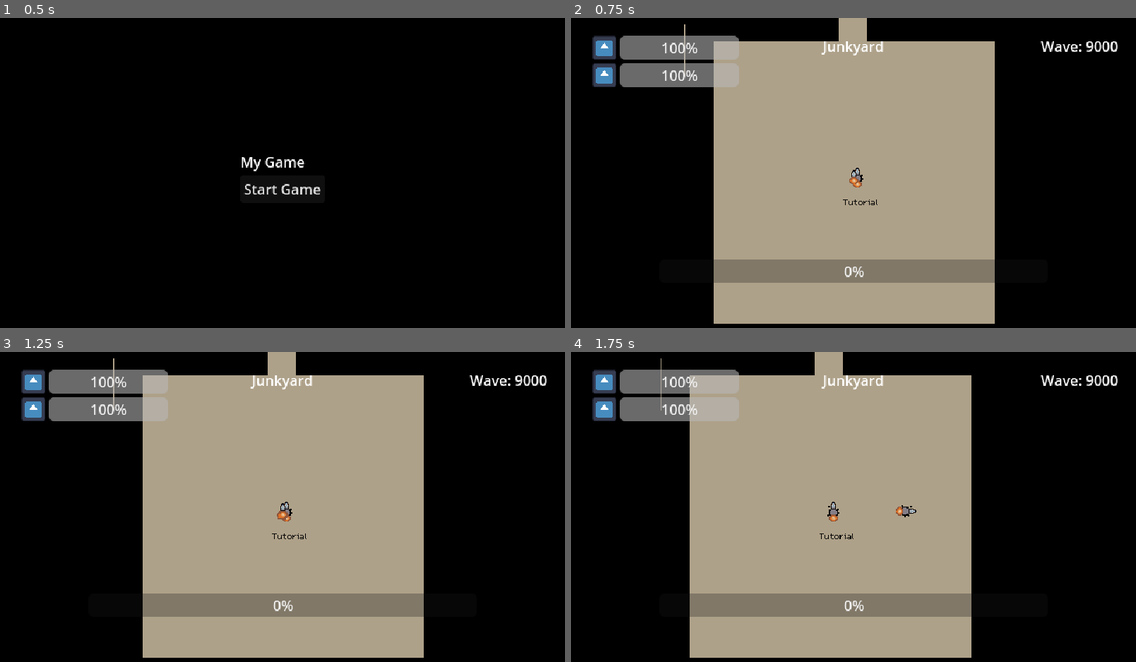
Above: before the commit, frames 1-4 (two rows, left to right).
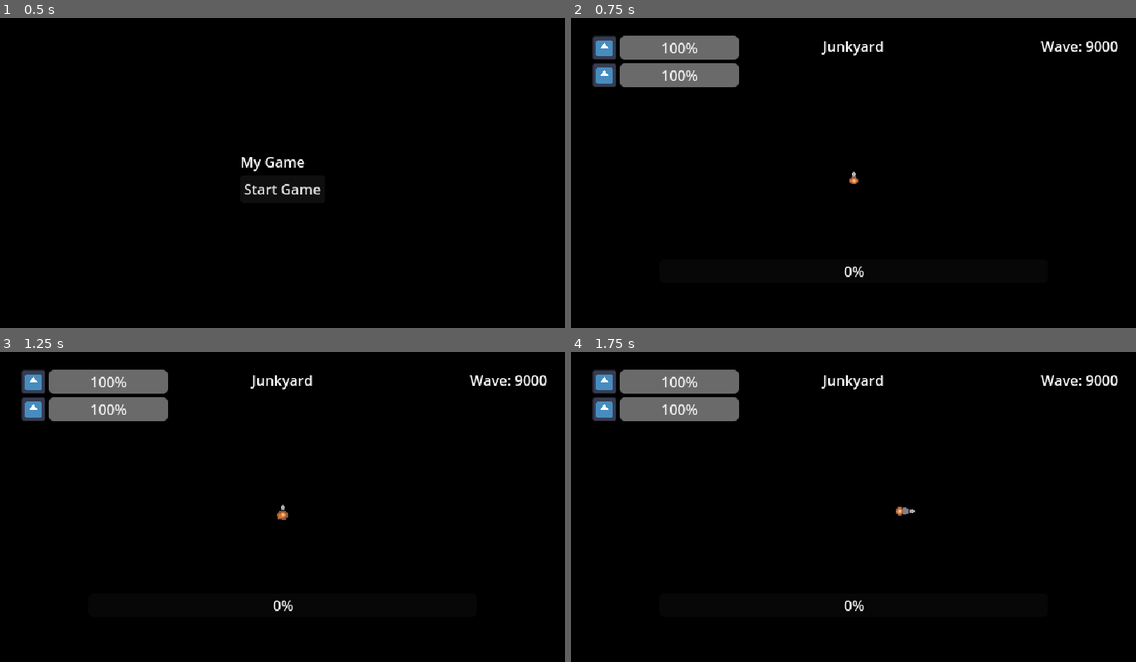
Above: after the commit, the same moments.

Repository: LaffertyDev/junkyard-brawl
Game: Godot game, scene res://src/MenusAndScenes/screen_ui_start.tscn
Same seed, same stepped clock (60 frames per second), same inputs: the game is played once before the commit and once after it. The engine's default icon, where the game draws it, is replaced by a stand-in: a white triangle on a blue panel in a dark square.
Inputs (mouse positions are in pixels of both pictures, inside the frame that each line leads up to):
- Up to frame 1 (0.5 s): no input
- Up to frame 2 (0.75 s): click "Start Game" at 0.5 s
- Up to frame 3 (1.25 s): no input
- Up to frame 4 (1.75 s): tap Enter at 1.25 s; move the mouse to (977, 494) at 1.27 s; hold D (move_right) from 1.28 s (still down); hold Space (action_primary) from 1.28 s (still down)

Frame 1 is identical in both runs. In frame 2, 46% of the frame differs, in the area x 20-75%, y 0-99%; in frame 3, 46%; in frame 4, 46%, in the area x 15-71%, y 0-99%.

Commit message:
fix audio rotation bugs

Diff:
--- a/src/Characters/Max/States/MechMovementState.gd
+++ b/src/Characters/Max/States/MechMovementState.gd
@@ -8,7 +8,7 @@
 const MOVE_WINDUP = "Move_Windup"
 
 # how far a leg will attempt to move
-const LEG_MOVEMENT_SPEED: int = 32
+const LEG_MOVEMENT_SPEED: int = 40
 
 var max_player: Max
 
--- a/src/Characters/Max/States/move_commit.gd
+++ b/src/Characters/Max/States/move_commit.gd
@@ -9,6 +9,7 @@
 	anim_tween.set_parallel(true)
 	anim_tween.tween_property(max_player._leg_bottom_left, "position", Vector2(-28, 28), 1)
 	anim_tween.tween_property(max_player._leg_top_right, "position", Vector2(28, -28), 1)
+	anim_tween.finished.connect(handle_animation_complete)
 
 	var distance_to_move = data.movement_direction.normalized() * LEG_MOVEMENT_SPEED
 
@@ -19,15 +20,14 @@
 func physics_update(_delta: float):
 	max_player.move_and_slide()
 
-	if abs(max_player.position.distance_to(target_position)) < 1:
-		max_player.velocity.x = 0
-		max_player.velocity.y = 0
-		finished.emit(MOVE_IDLE)
-
-
 func handle_receive_message(message: String, _data: Dictionary = {}) -> void:
 	if message == "Die":
 		finished.emit(MOVE_DIE)
 
+func handle_animation_complete():
+	finished.emit(MOVE_IDLE)
+
 func exit():
+	max_player.velocity.x = 0
+	max_player.velocity.y = 0
 	anim_tween.kill()
--- a/src/Characters/Max/States/move_windup.gd
+++ b/src/Characters/Max/States/move_windup.gd
@@ -14,7 +14,7 @@
 	movement_direction = Vector2(input_direction_x, input_direction_y)
 	var distance = movement_direction.normalized() * LEG_MOVEMENT_SPEED
 
-	update_animation(1.0, distance)
+	update_animation(0.75, distance)
 
 func physics_update(_delta: float):
 	if not Input.is_action_pressed("move_forward") \
--- a/src/Characters/Max/max.gd
+++ b/src/Characters/Max/max.gd
@@ -38,7 +38,8 @@
 		_max_camera.offset = Vector2(0, 0)
 	if PlayerState.current_pilot_state == Enums.PilotState.Piloting:
 		var target_angle = get_global_mouse_position().angle_to_point(self.position) - (PI / 2)
-		if abs(target_angle - _torso.rotation) > (PI / 8):
+		var remaining_angle = int(abs(rad_to_deg(target_angle - _torso.rotation))) % 360
+		if remaining_angle > 45:
 			start_rotating()
 		else:
 			stop_rotating()
@@ -75,5 +76,3 @@
 			audio_tween = get_tree().create_tween()
 			audio_tween.tween_property(_rotation_sound, "volume_db", -40, 0.25)
 			audio_tween.tween_callback(_rotation_sound.stop)
-		else:
-			print("Stop requested but audio tween is valid")
--- a/src/game.tscn
+++ b/src/game.tscn
@@ -18,10 +18,10 @@
 visible = false
 
 [node name="max" parent="." instance=ExtResource("1_x8fa0")]
-position = Vector2(-1, -1)
+position = Vector2(0, 541)
 
 [node name="Freek" parent="." instance=ExtResource("2_px2hi")]
-position = Vector2(0, 762)
+position = Vector2(-5, 1678)
 
 [node name="CanvasLayer" type="CanvasLayer" parent="."]
 
@@ -29,7 +29,7 @@
 unique_name_in_owner = true
 
 [node name="Swiper" parent="." instance=ExtResource("6_6e0x7")]
-position = Vector2(2, 420)
+position = Vector2(-1, 1196)
 
 [node name="Spawner" parent="." instance=ExtResource("7_i1o7u")]
 position = Vector2(1, -183)
Not shown, changed: todo.md
